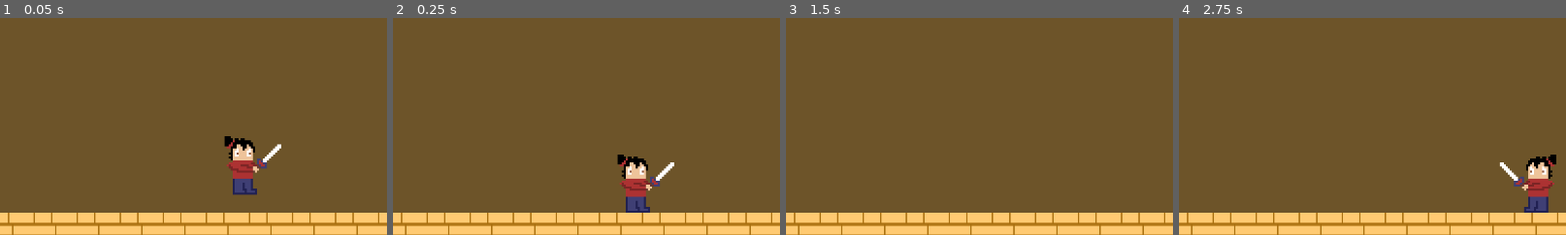
Above: before the commit, frames 1-4 (left to right).
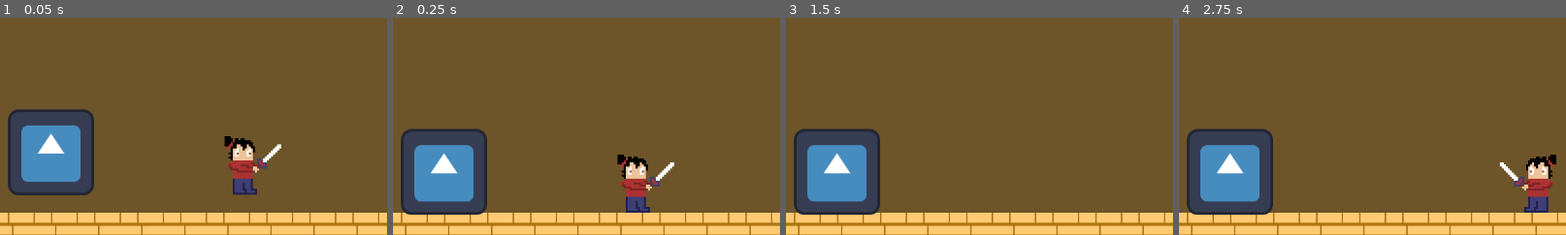
Above: after the commit, the same moments.

Repository: J-Abitria/crimson-jam-26
Game: Godot game, scene res://battleground.tscn
Same seed, same stepped clock (60 frames per second), same inputs: the game is played once before the commit and once after it. The engine's default icon, where the game draws it, is replaced by a stand-in: a white triangle on a blue panel in a dark square.
Inputs:
- Up to frame 1 (0.05 s): no input
- Up to frame 2 (0.25 s): no input
- Up to frame 3 (1.5 s): tap Enter at 0.5 s; hold Right (move_right) from 0.53 s (still down); tap X (attack) at 0.6 s; tap Z (jump) at 0.77 s; tap Down (aim_down) at 1.35 s
- Up to frame 4 (2.75 s): tap Z (jump) at 1.52 s; tap X (attack) at 1.55, 2.3 s; release Right (move_right) at 2.03 s; hold Left (move_left) from 2.03 s (still down); tap Up (aim_up) at 2.1 s
The pictures show only the part of the screen within x 20-70%, y 50-100%; the shares and areas given below are measured in that part.

The runs differ from the first frame. In frame 1, 8.7% of the frame differs, in the area x 2-25%, y 41-82%; in frame 2, 8.7%; in frame 3, 8.7%; in frame 4, 8.7%.

Commit message:
Implemented a rolling atttack.

Diff:
--- /dev/null
+++ b/unleash-beast/Assets/Scripts/twin.gd
@@ -0,0 +1,58 @@
+extends CharacterBody2D
+
+enum AttackState {
+    ROLL,
+    JUMP,
+    DASH,
+    IDLE
+}
+
+@export var roll_speed = 800
+
+@onready var attack_timer = $AttackTimer
+@onready var timer = $Timer
+@onready var attack_state = AttackState.IDLE
+
+var gravity = ProjectSettings.get_setting("physics/2d/default_gravity")
+
+func _ready() -> void:
+    timer.wait_time = 5
+    timer.one_shot = false
+    timer.timeout.connect(_on_timer_timeout)
+    attack_timer.timeout.connect(_on_attack_timer_timeout)
+    timer.start()
+
+func _physics_process(delta: float) -> void:
+    if not is_on_floor():
+        var gravityMultiplier = 3 if velocity.y > -200 else 1
+        velocity.y += gravityMultiplier * gravity * delta
+
+    if attack_state == AttackState.ROLL and is_on_wall():
+        attack_timer.stop()
+        velocity.x = 0
+        attack_state = AttackState.IDLE
+
+    move_and_slide()
+
+func _on_timer_timeout():
+    attack_state = AttackState.ROLL
+
+    process_attack()
+
+func _on_attack_timer_timeout():
+    attack_state = AttackState.IDLE
+
+func process_attack():
+    match(attack_state):
+        AttackState.ROLL:
+            trigger_rolling()
+        _:
+            print("Not implemented")
+
+func trigger_rolling():
+    var attack_direction = 1 if global_position.x < 600 else -1
+    velocity.x = attack_direction * roll_speed
+
+    attack_timer.wait_time = 0.75
+    attack_timer.one_shot = true
+    attack_timer.start()
--- a/unleash-beast/battleground.tscn
+++ b/unleash-beast/battleground.tscn
@@ -3,6 +3,8 @@
 [ext_resource type="PackedScene" uid="uid://dxejic1hhlcwu" path="res://background.tscn" id="1_66gel"]
 [ext_resource type="PackedScene" uid="uid://kkpcl7v8yqlh" path="res://border.tscn" id="2_ildd2"]
 [ext_resource type="PackedScene" uid="uid://dctcrt5m1dqvq" path="res://player.tscn" id="3_ildd2"]
+[ext_resource type="Script" uid="uid://mm3vbql4brua" path="res://Assets/Scripts/twin.gd" id="4_pmmbh"]
+[ext_resource type="PackedScene" uid="uid://bw38dqreyqam3" path="res://twin.tscn" id="4_t5hr7"]
 
 [sub_resource type="TileSetScenesCollectionSource" id="TileSetScenesCollectionSource_t5hr7"]
 resource_name = "Background"
@@ -21,5 +23,9 @@
 tile_map_data = PackedByteArray("AAD8/wYAAQAAAAAAAgD8/wUAAQAAAAAAAgD8/wQAAQAAAAAAAgD8/wMAAQAAAAAAAgD8/wIAAQAAAAAAAgD8/w …(3264 unchanged characters)…
 tile_set = SubResource("TileSet_g4v7s")
 
+[node name="Twin" parent="." unique_id=770635140 instance=ExtResource("4_t5hr7")]
+position = Vector2(308, 520)
+script = ExtResource("4_pmmbh")
+
 [node name="Player" parent="." unique_id=889811035 instance=ExtResource("3_ildd2")]
 position = Vector2(614, 535)
--- /dev/null
+++ b/unleash-beast/twin.tscn
@@ -0,0 +1,29 @@
+[gd_scene format=3 uid="uid://bw38dqreyqam3"]
+
+[ext_resource type="Texture2D" uid="uid://cuu03vwjkuacx" path="res://icon.svg" id="1_7k104"]
+
+[sub_resource type="CircleShape2D" id="CircleShape2D_g4v7s"]
+
+[sub_resource type="CircleShape2D" id="CircleShape2D_yf5fn"]
+
+[node name="Twin" type="CharacterBody2D" unique_id=770635140]
+collision_layer = 8
+
+[node name="Sprite2D" type="Sprite2D" parent="." unique_id=532424932]
+texture = ExtResource("1_7k104")
+
+[node name="CollisionShape2D" type="CollisionShape2D" parent="." unique_id=1337536199]
+scale = Vector2(6.077858, 6.077858)
+shape = SubResource("CircleShape2D_g4v7s")
+
+[node name="Hurtbox" type="Area2D" parent="." unique_id=1091808510]
+collision_layer = 16
+collision_mask = 2
+
+[node name="CollisionShape2D" type="CollisionShape2D" parent="Hurtbox" unique_id=2130497132]
+scale = Vector2(5.708289, 5.708289)
+shape = SubResource("CircleShape2D_yf5fn")
+
+[node name="Timer" type="Timer" parent="." unique_id=2077515669]
+
+[node name="AttackTimer" type="Timer" parent="." unique_id=672925963]
Not shown, added: unleash-beast/Assets/Scripts/twin.gd.uid
